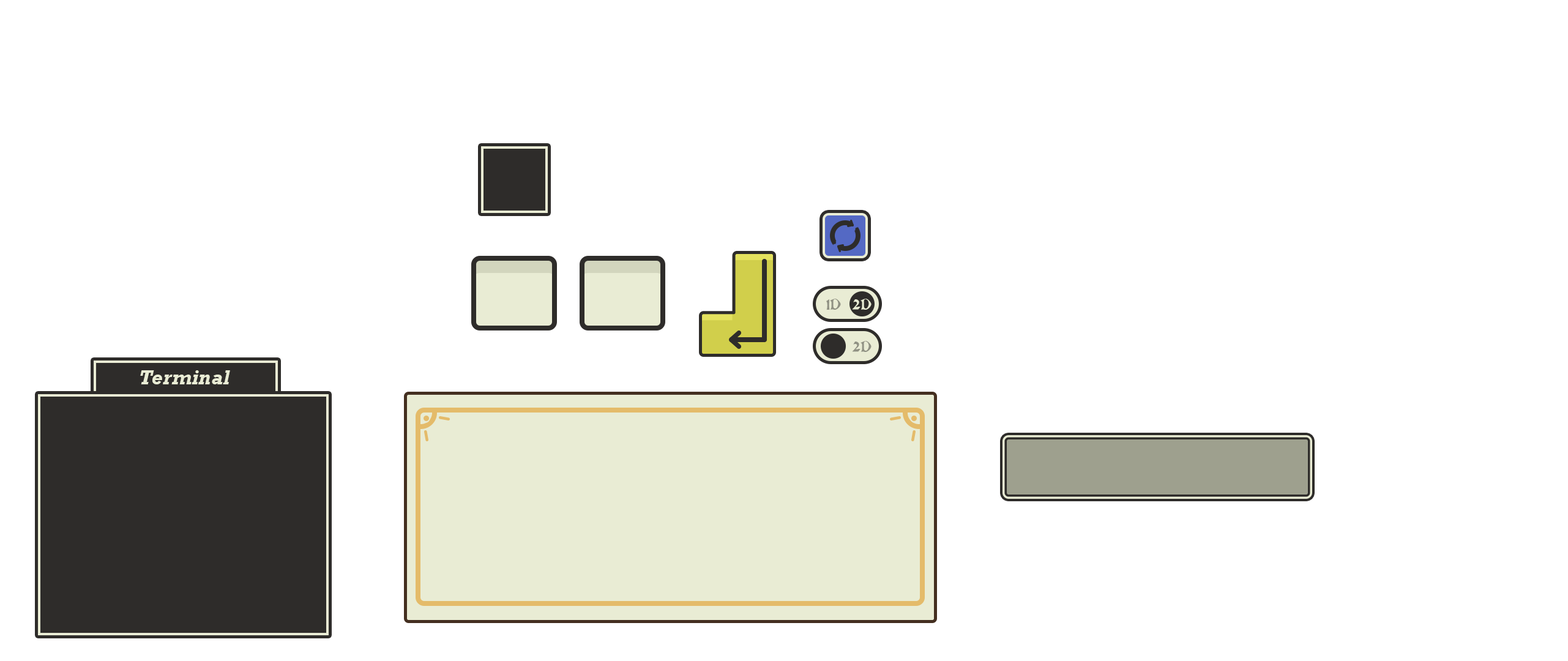
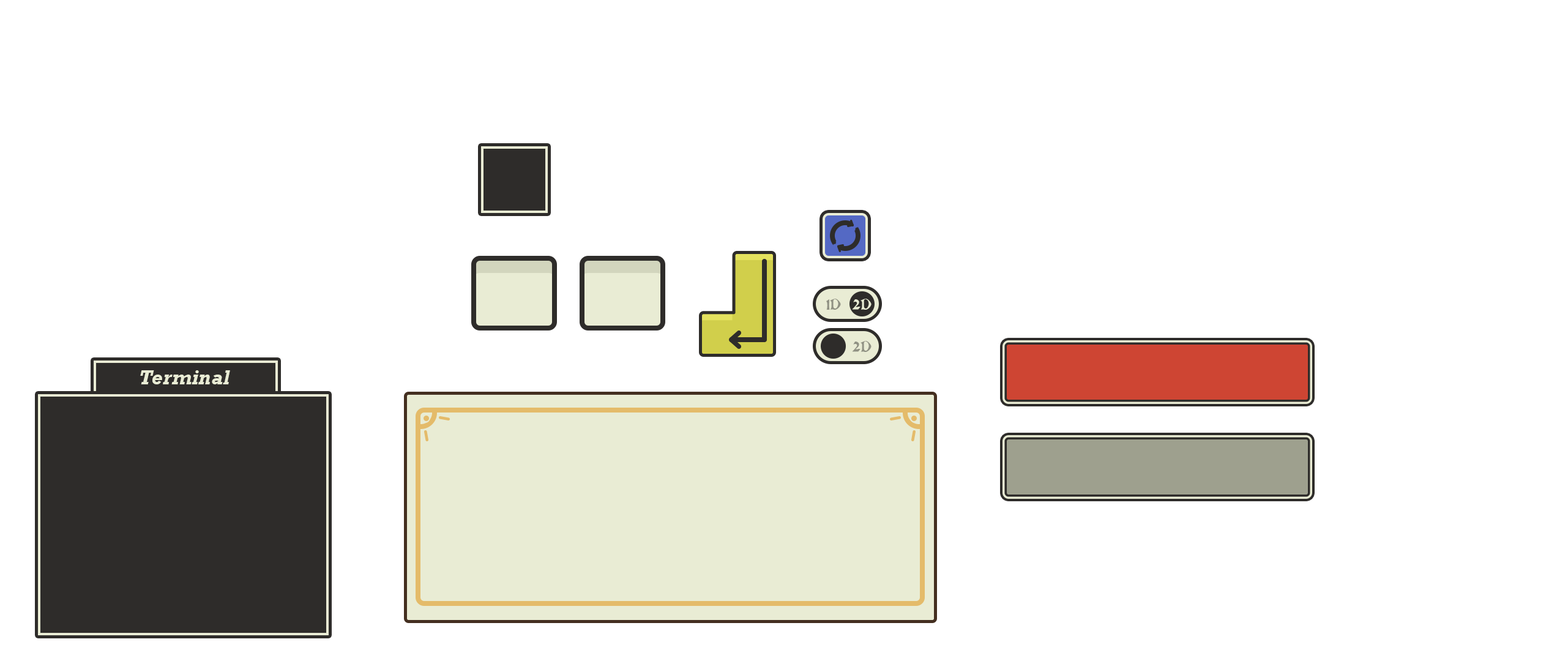
Before/after of a (1568, 661) layered artwork. What changed in the layer stack:
added group "Group 10 copy" with 1 layers above "Group 10" over [1002, 340, 1313, 404]
added layer "Rectangle 2 copy 2" (1st of 2, in "Group 10 copy") in group "Group 10 copy" over [1002, 340, 1313, 404]
